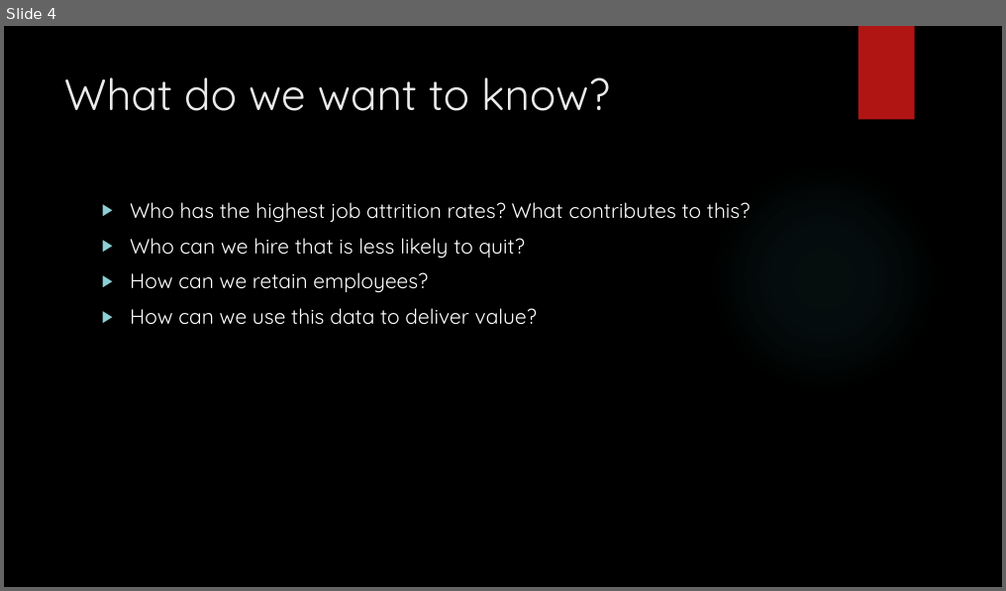
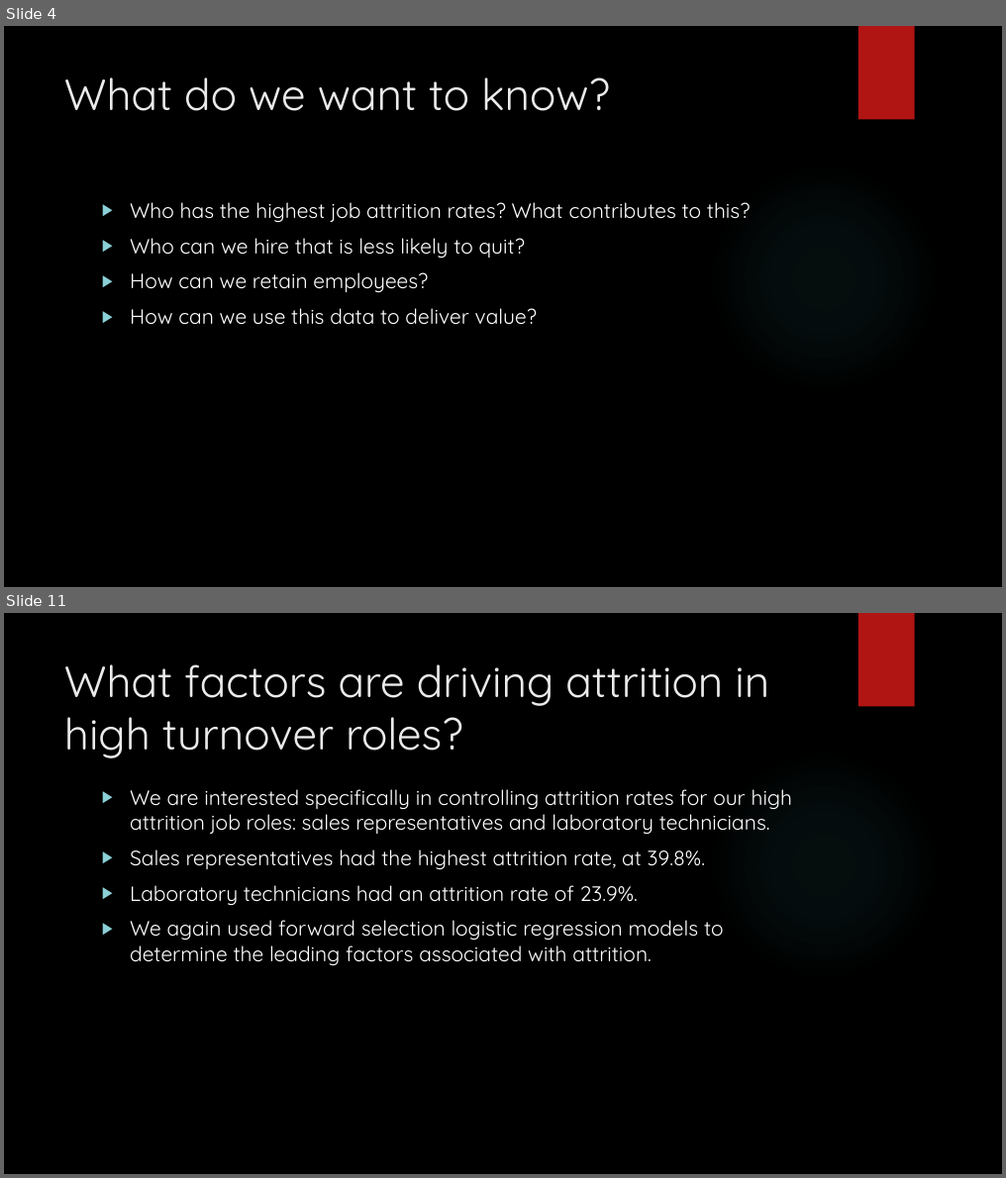
Before and after one commit to vazquezs123/DATA_SCIENCE_CS02, a slide deck: case_study_02_presentation.pptx. Shown one above the other, each under a label of ours: slide 4 before the commit, slides 4 and 11 after it; the slides between them are not shown. The pictures are 1006x591 and 1006x1178 pixels, drawn with LibreOffice and Linux fonts; fonts in the diff are those of the drawing; background and template pictures are left out. Boxes give left, top, right and bottom in pixels: in the first picture for what was removed or moved away, otherwise in the second. Text is boxed around its words. In the diff, an @@ line names an element or a change of style, - is before the commit and + after.

```diff
--- a/case_study_02_presentation.pptx
+++ b/case_study_02_presentation.pptx
@@ slide 11 added at bbox=[4, 613, 1002, 1174], background picture (left out); not listed: 2 template elements that a slide beside it also shows @@
@@ title added at bbox=[64, 664, 769, 759], 42 pt, text #EBEBEB @@
+What factors are driving attrition in high turnover roles?
@@ text added at bbox=[130, 789, 792, 966], 20 pt, text #FFFFFF @@
+▶ We are interested specifically in controlling attrition rates for our high attrition job roles: sales representatives and laboratory technicians.
+▶ Sales representatives had the highest attrition rate, at 39.8%.
+▶ Laboratory technicians had an attrition rate of 23.9%.
+▶ We again used forward selection logistic regression models to determine the leading factors associated with attrition.
```
Also in this commit, not shown: 10 other slides added.
